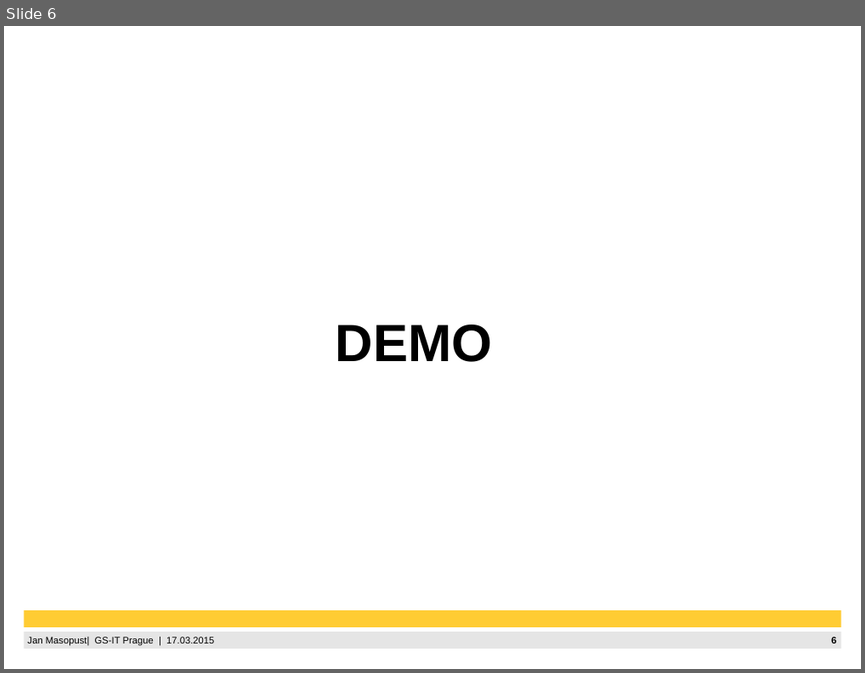
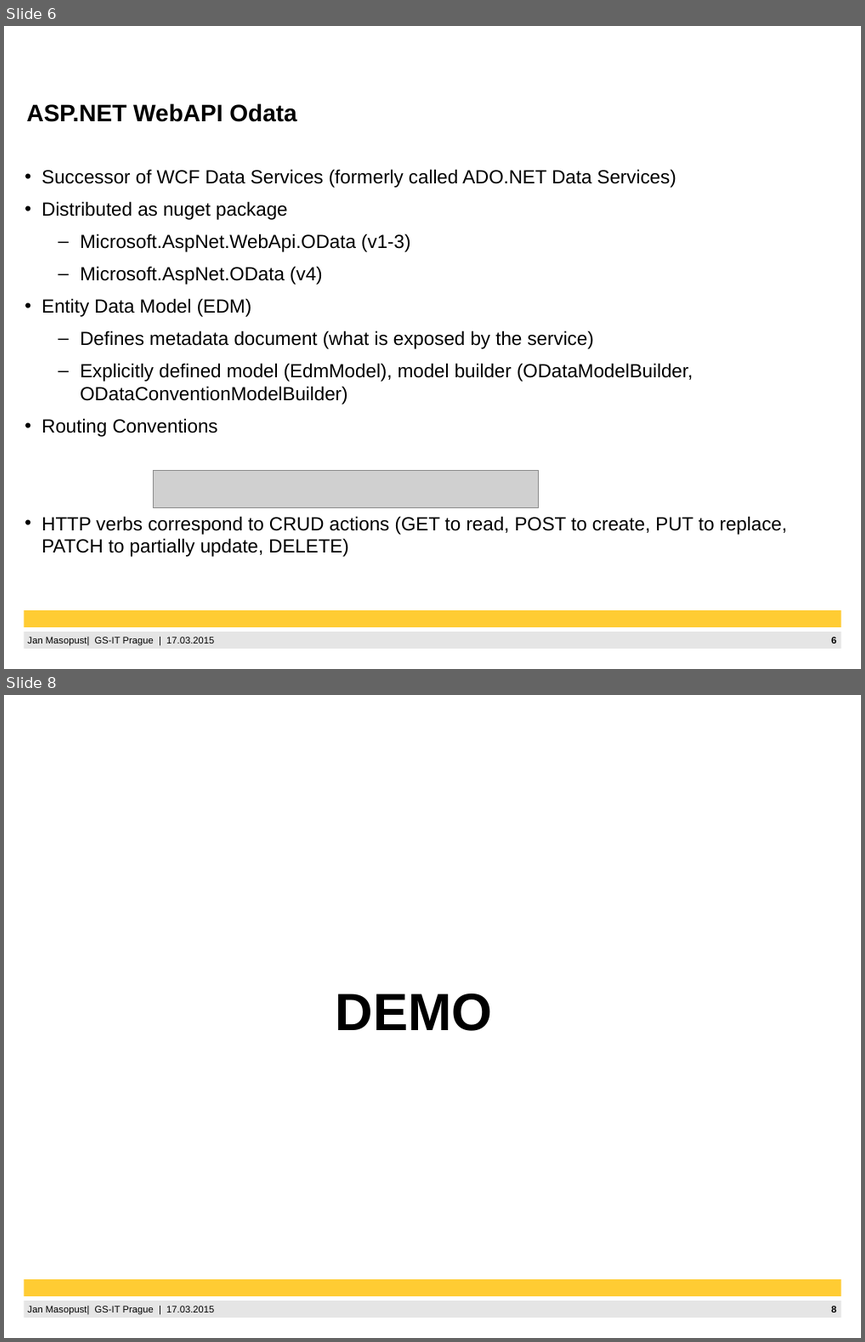
Before and after one commit to janmas/CobaSportsDemo, a slide deck: OData.pptx. Shown one above the other, each under a label of ours: slide 6 before the commit, slides 6 and 8 after it; the slides between them are not shown. The pictures are 865x673 and 865x1342 pixels, drawn with LibreOffice and Linux fonts; fonts in the diff are those of the drawing; grey boxes stand for pictures; background and template pictures are left out. Boxes give left, top, right and bottom in pixels: in the first picture for what was removed or moved away, otherwise in the second. Text is boxed around its words. In the diff, an @@ line names an element or a change of style, - is before the commit and + after.

```diff
--- a/OData.pptx
+++ b/OData.pptx
@@ slide 6 added at <box>4,26,861,669</box>, background #FFFFFF; not listed: 5 template elements that a slide beside it also shows @@
@@ title added at <box>27,103,296,122</box>, 20 pt, text #000000, bold @@
+ASP.NET WebAPI Odata
@@ text added at <box>41,169,787,556</box>, 16 pt, text #000000 @@
+• Successor of WCF Data Services (formerly called ADO.NET Data Services)
+• Distributed as nuget package
+  – Microsoft.AspNet.WebApi.OData (v1-3)
+  – Microsoft.AspNet.OData (v4)
+• Entity Data Model (EDM)
+  – Defines metadata document (what is exposed by the service)
+  – Explicitly defined model (EdmModel), model builder (ODataModelBuilder, ODataConventionModelBuilder)
+• Routing Conventions
+• HTTP verbs correspond to CRUD actions (GET to read, POST to create, PUT to replace, PATCH to partially update, DELETE)
@@ picture added at <box>153,470,539,507</box> @@
@@ what was slide 6 is now slide 8 @@
```
Also in this commit, not shown: 5 slides changed, 2 other slides added.
